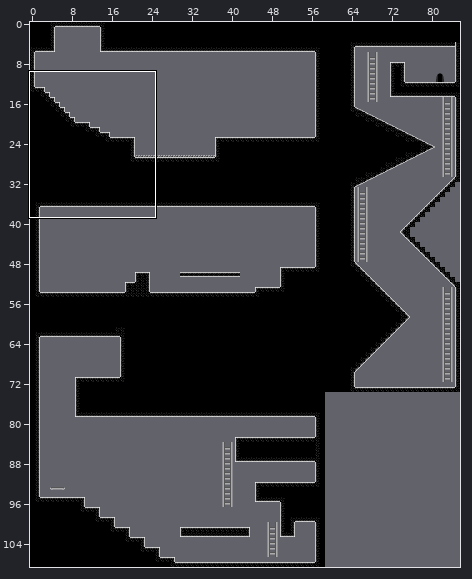
A Tiled map gets an edit: assets/Data/Map/redzone.tmx. The first picture is a wide view before the edit; the outline marks the close-up.
Close-up. Before the edit:
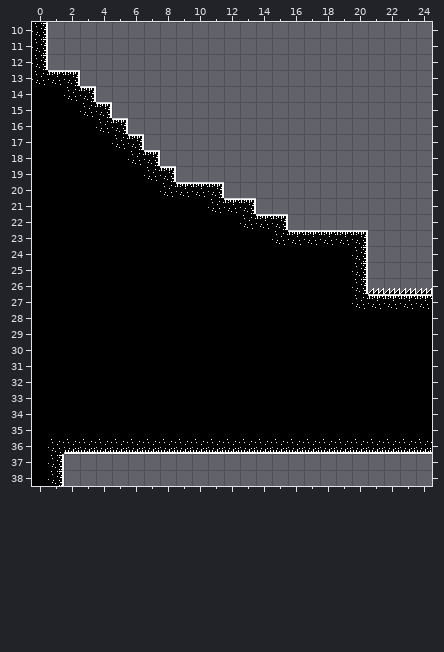
Cells are 16x16 px. Shown: x 0..24, y 10..38. The commit also changed other parts of the map, which this record leaves out.
Now the later version:
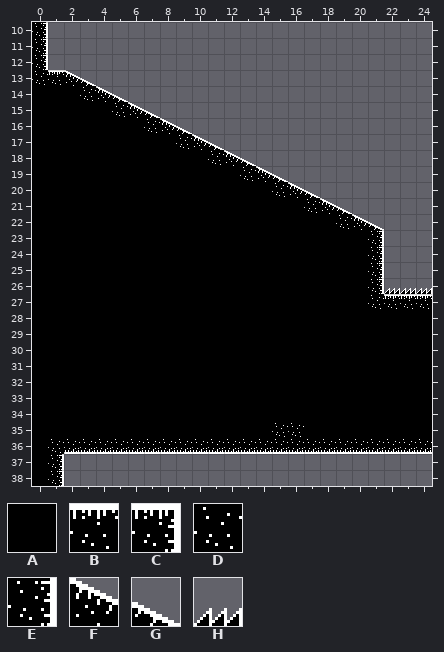
Key: from "amproject": A 6, B 15, C 16, D 22, E 23, F 24, G 25, H 39 turned 270.
_ is an empty cell.
Diff:
Layer "Tiles":
y 13: x 2..3 C_ -> FG
y 14: x 2..5 DC__ -> ADFG
y 15: x 3..7 DC___ -> AADFG
y 16: x 4..9 DC____ -> AAADFG
y 17: x 5..11 DC_____ -> AAAADFG
y 18: x 6..13 DC______ -> AAAAADFG
y 19: x 7..15 DC_______ -> AAAAAADFG
y 20: x 8..17 DBBC______ -> AAAAAAADFG
y 21: x 11..19 DBC______ -> AAAAAADFG
y 22: x 13..21 DBC______ -> AAAAAADFG
y 23: x 15..21 DBBBBC_ -> AAAAAAE
y 24..25: x 20..21 E_ -> AE
y 26: x 20..21 EH -> AE
y 27: x 20..21 DB -> AD
y 35: x 15..16 AA -> DD
